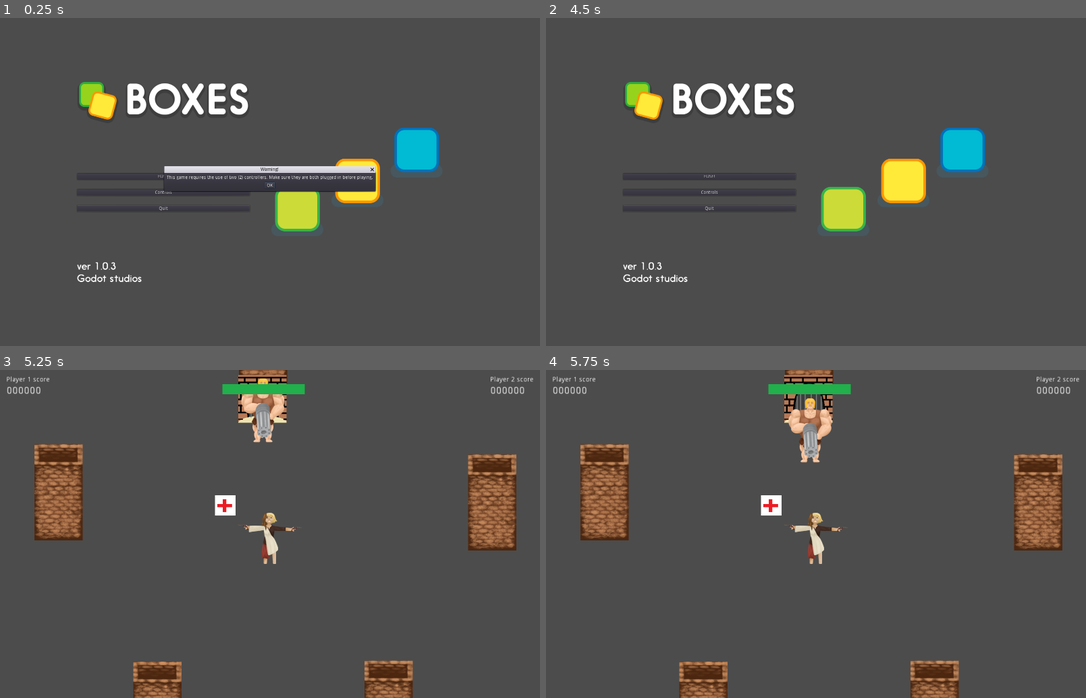
Above: before the commit, frames 1-4 (two rows, left to right).
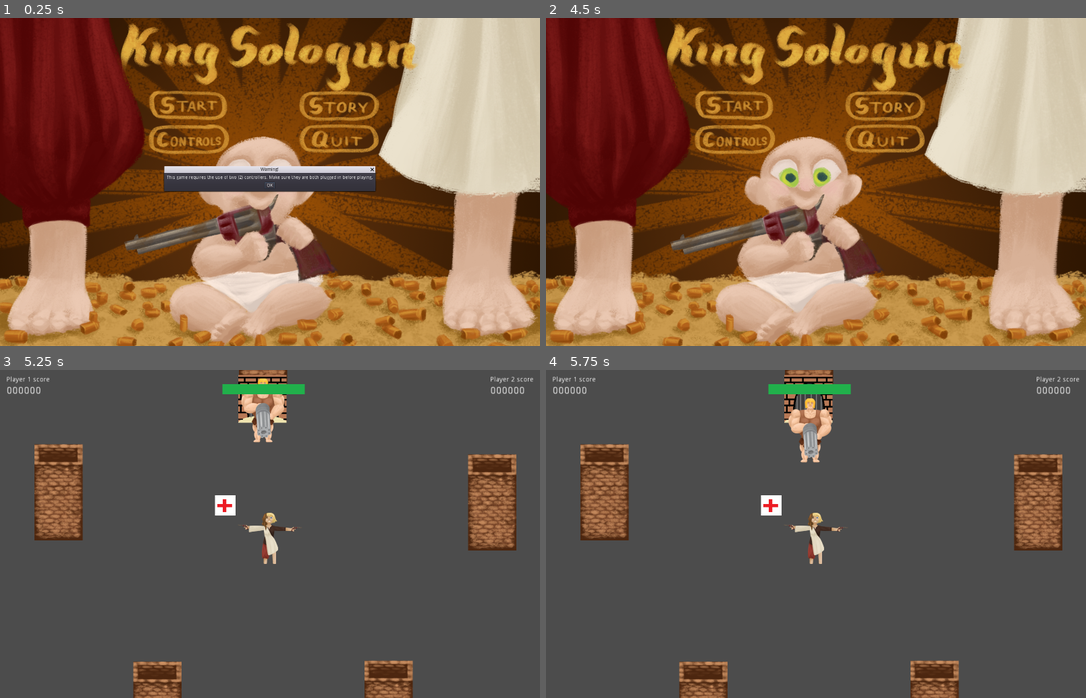
Above: after the commit, the same moments.

Repository: xenoexplorator/Ymir
Game: Godot game, scene res://Root.tscn
Same seed, same stepped clock (60 frames per second), same inputs: the game is played once before the commit and once after it.
Inputs (mouse positions are in pixels of both pictures, inside the frame that each line leads up to; where the layout moved, square brackets give the same spot in the first picture):
- Up to frame 1 (0.25 s): no input
- Up to frame 2 (4.5 s): click (735, 139) [708, 191] at 0.5 s; click (735, 106) [708, 175] at 1.25 s; click (735, 106) [708, 175] at 2 s; click (886, 106) at 2.77 s; click (886, 106) at 3.52 s; click "OK" at 4.25 s
- Up to frame 3 (5.25 s): click (189, 458) [162, 527] at 5 s
- Up to frame 4 (5.75 s): no input

The runs differ from the first frame. In frame 1, 96% of the frame differs, in the area x 0-100%, y 0-100%; in frame 2, 99%; in frame 3, nothing differs; in frame 4, nothing differs.

Commit message:
Intégration des trucs de marie

Diff:
--- a/Root.tscn
+++ b/Root.tscn
@@ -1,15 +1,21 @@
-[gd_scene load_steps=3 format=2]
+[gd_scene load_steps=11 format=2]
 
 [ext_resource path="res://Root.gd" type="Script" id=1]
-[ext_resource path="res://MainMenu.tscn" type="PackedScene" id=2]
+[ext_resource path="res://ArtAssets/Title Screen Without Buttons.png" type="Texture" id=2]
+[ext_resource path="res://Scripts/Start.gd" type="Script" id=3]
+[ext_resource path="res://ArtAssets/Button_Start_P.png" type="Texture" id=4]
+[ext_resource path="res://ArtAssets/Button_Story_A.png" type="Texture" id=5]
+[ext_resource path="res://ArtAssets/Button_Story_P.png" type="Texture" id=6]
+[ext_resource path="res://ArtAssets/Button_Controls_P.png" type="Texture" id=7]
+[ext_resource path="res://ArtAssets/Button_Controls_A.png" type="Texture" id=8]
+[ext_resource path="res://ArtAssets/Button_Quit_P.png" type="Texture" id=9]
+[ext_resource path="res://ArtAssets/Button_Quit_A.png" type="Texture" id=10]
 
-[node name="Root" type="Node"]
+[node name="Root" type="Node" index="0"]
 
 script = ExtResource( 1 )
 
-[node name="MainMenu" parent="." index="0" instance=ExtResource( 2 )]
-
-[node name="AcceptDialog" type="AcceptDialog" parent="." index="1"]
+[node name="AcceptDialog" type="AcceptDialog" parent="." index="0"]
 
 anchor_left = 0.0
 anchor_top = 0.0
@@ -28,3 +34,125 @@
 resizable = false
 dialog_text = "This game requires the use of two (2) controllers. Make sure they are both plugged in before playing."
 dialog_hide_on_ok = true
+
+[node name="TextureRect" type="TextureRect" parent="." index="1"]
+
+anchor_left = 0.0
+anchor_top = 0.0
+anchor_right = 1.0
+anchor_bottom = 1.0
+rect_pivot_offset = Vector2( 0, 0 )
+rect_clip_content = false
+mouse_filter = 1
+mouse_default_cursor_shape = 0
+size_flags_horizontal = 1
+size_flags_vertical = 1
+texture = ExtResource( 2 )
+stretch_mode = 0
+script = ExtResource( 3 )
+_sections_unfolded = [ "Anchor", "Margin" ]
+
+[node name="StartButton" type="TextureButton" parent="TextureRect" index="0"]
+
+anchor_left = 0.0
+anchor_top = 0.0
+anchor_right = 0.0
+anchor_bottom = 0.0
+margin_left = 462.0
+margin_top = 226.0
+margin_right = 708.0
+margin_bottom = 320.0
+rect_pivot_offset = Vector2( 0, 0 )
+rect_clip_content = false
+focus_mode = 2
+mouse_filter = 0
+mouse_default_cursor_shape = 0
+size_flags_horizontal = 1
+size_flags_vertical = 1
+toggle_mode = false
+enabled_focus_mode = 2
+shortcut = null
+group = null
+texture_normal = ExtResource( 4 )
+texture_hover = ExtResource( 5 )
+_sections_unfolded = [ "Textures" ]
+
+[node name="StoryButton" type="TextureButton" parent="TextureRect" index="1"]
+
+anchor_left = 0.0
+anchor_top = 0.0
+anchor_right = 0.0
+anchor_bottom = 0.0
+margin_left = 930.0
+margin_top = 228.0
+margin_right = 1180.0
+margin_bottom = 322.0
+rect_pivot_offset = Vector2( 0, 0 )
+rect_clip_content = false
+focus_mode = 2
+mouse_filter = 0
+mouse_default_cursor_shape = 0
+size_flags_horizontal = 1
+size_flags_vertical = 1
+toggle_mode = false
+enabled_focus_mode = 2
+shortcut = null
+group = null
+texture_normal = ExtResource( 6 )
+texture_hover = ExtResource( 5 )
+_sections_unfolded = [ "Textures" ]
+
+[node name="ControlsButton" type="TextureButton" parent="TextureRect" index="2"]
+
+anchor_left = 0.0
+anchor_top = 0.0
+anchor_right = 0.0
+anchor_bottom = 0.0
+margin_left = 462.0
+margin_top = 332.0
+margin_right = 713.0
+margin_bottom = 426.0
+rect_pivot_offset = Vector2( 0, 0 )
+rect_clip_content = false
+focus_mode = 2
+mouse_filter = 0
+mouse_default_cursor_shape = 0
+size_flags_horizontal = 1
+size_flags_vertical = 1
+toggle_mode = false
+enabled_focus_mode = 2
+shortcut = null
+group = null
+texture_normal = ExtResource( 7 )
+texture_hover = ExtResource( 8 )
+_sections_unfolded = [ "Textures" ]
+
+[node name="QuitButton" type="TextureButton" parent="TextureRect" index="3"]
+
+anchor_left = 0.0
+anchor_top = 0.0
+anchor_right = 0.0
+anchor_bottom = 0.0
+margin_left = 930.0
+margin_top = 332.0
+margin_right = 1179.0
+margin_bottom = 422.0
+rect_pivot_offset = Vector2( 0, 0 )
+rect_clip_content = false
+focus_mode = 2
+mouse_filter = 0
+mouse_default_cursor_shape = 0
+size_flags_horizontal = 1
+size_flags_vertical = 1
+toggle_mode = false
+enabled_focus_mode = 2
+shortcut = null
+group = null
+texture_normal = ExtResource( 9 )
+texture_hover = ExtResource( 10 )
+
+[connection signal="pressed" from="TextureRect/StartButton" to="TextureRect" method="_on_Start_button_up"]
+
+[connection signal="pressed" from="TextureRect/ControlsButton" to="TextureRect" method="_on_Tutorial_button_up"]
+
+[connection signal="pressed" from="TextureRect/QuitButton" to="TextureRect" method="_on_Quit_button_up"]
--- a/Scripts/Player.gd
+++ b/Scripts/Player.gd
@@ -21,7 +21,7 @@
 		kill_player()
 
 func kill_player():
-	get_tree().change_scene("res://MainMenu.tscn")
+	get_tree().change_scene("res://Root.tscn")
 	get_viewport().canvas_transform.origin = Vector2()
 
 
--- a/Scripts/Start.gd
+++ b/Scripts/Start.gd
@@ -1,4 +1,4 @@
-extends Button
+extends TextureRect
 
 # class member variables go here, for example:
 # var a = 2
Not shown, added: ArtAssets/Button_Controls_A.png.import
Not shown, added: ArtAssets/Button_Controls_P.png.import
Not shown, added: ArtAssets/Button_Quit_A.png.import
Not shown, added: ArtAssets/Button_Quit_P.png.import
Not shown, added: ArtAssets/Button_Start_A.png.import
Not shown, added: ArtAssets/Button_Start_P.png.import
Not shown, added: ArtAssets/Button_Story_A.png.import
Not shown, added: ArtAssets/Button_Story_P.png.import
Not shown, added: ArtAssets/Parchemin.png.import
Not shown, added: ArtAssets/Title Screen W Buttons.png.import
Not shown, added: ArtAssets/Title Screen Without Buttons.png.import
